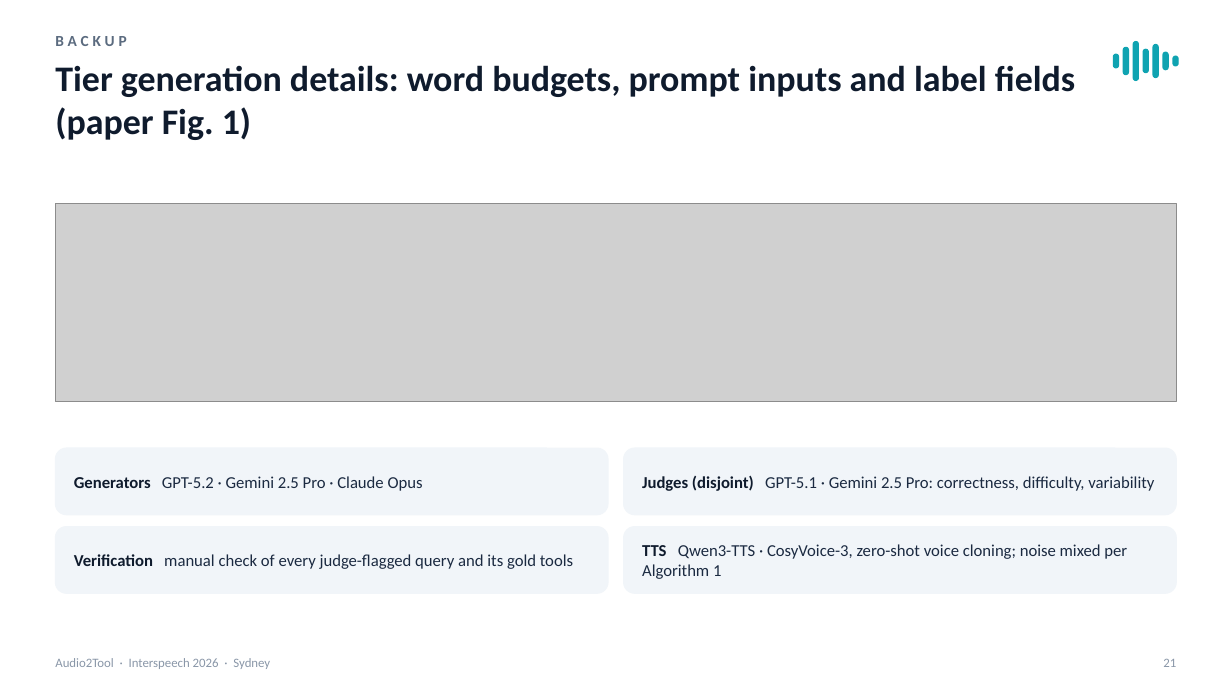
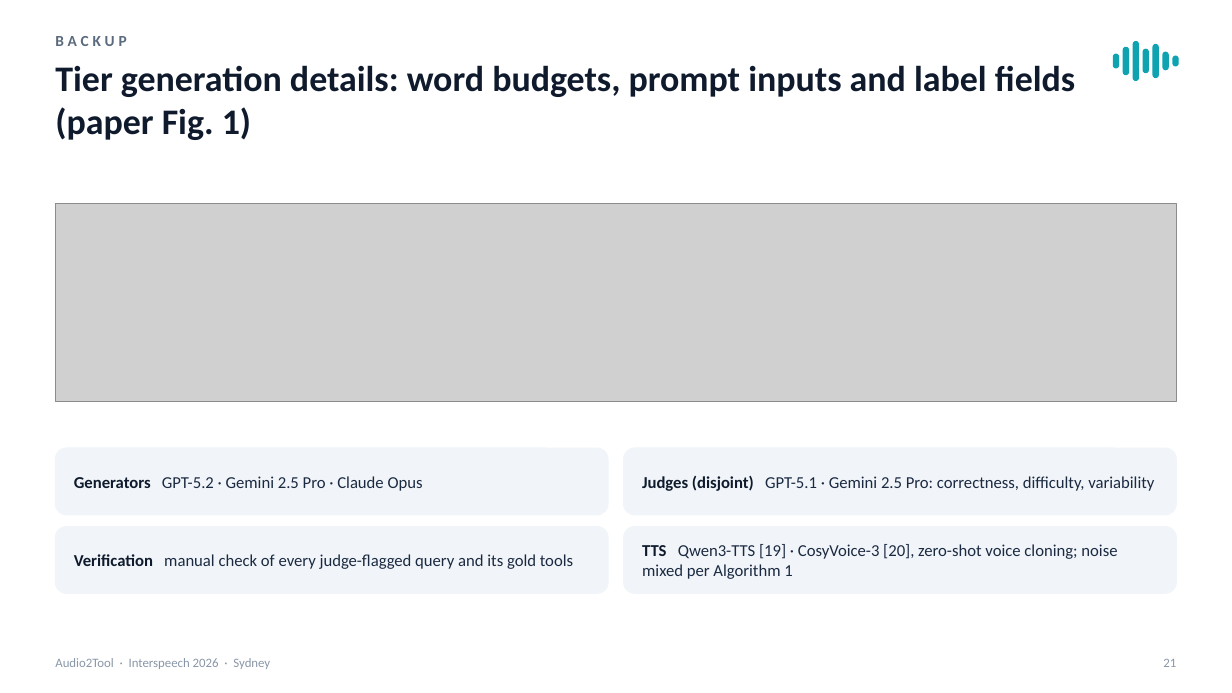
Before and after one commit to RamitPahwa/Audio2Tool, a slide deck: slide 21 of presentation/Audio2Tool_Interspeech2026_Oral.pptx. Drawn at 1232x693 pixels with LibreOffice and Linux fonts; fonts in the diff are those of the drawing; grey boxes stand for pictures. Boxes give left, top, right and bottom in pixels: in the first picture for what was removed or moved away, otherwise in the second. Text is boxed around its words. In the diff, an @@ line names an element or a change of style, - is before the commit and + after.

```diff
--- a/presentation/Audio2Tool_Interspeech2026_Oral.pptx
+++ b/presentation/Audio2Tool_Interspeech2026_Oral.pptx
@@ text at bbox=[642, 544, 1117, 579]: text changed @@
-TTS Qwen3-TTS · CosyVoice-3, zero-shot voice cloning; noise mixed per Algorithm 1
+TTS Qwen3-TTS [19] · CosyVoice-3 [20], zero-shot voice cloning; noise mixed per Algorithm 1
```
Also in this commit, not shown: 6 other slides changed, 3 other files.
